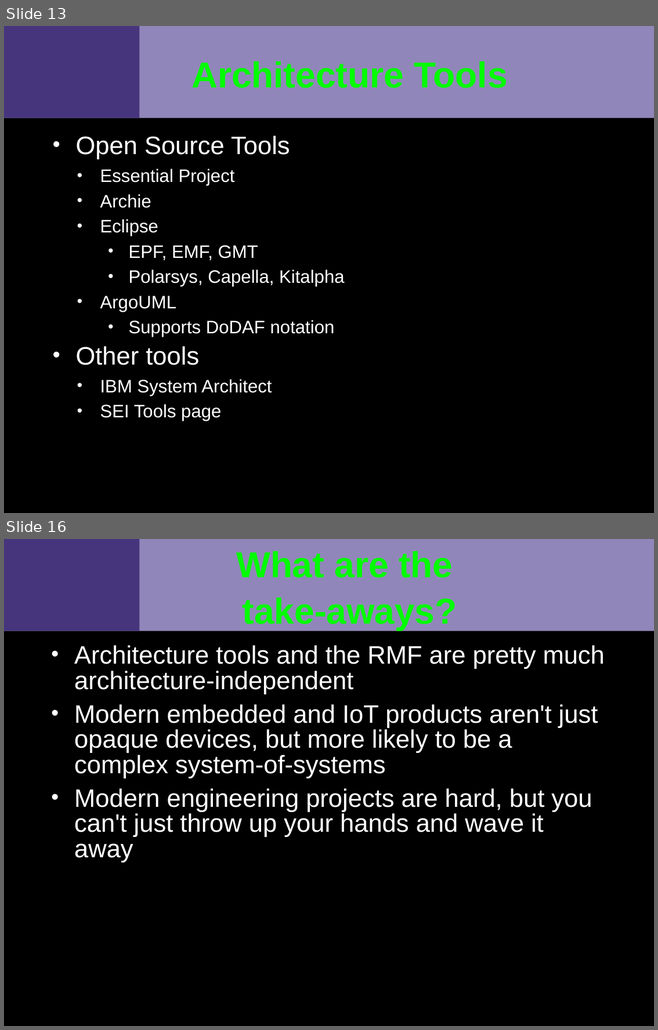
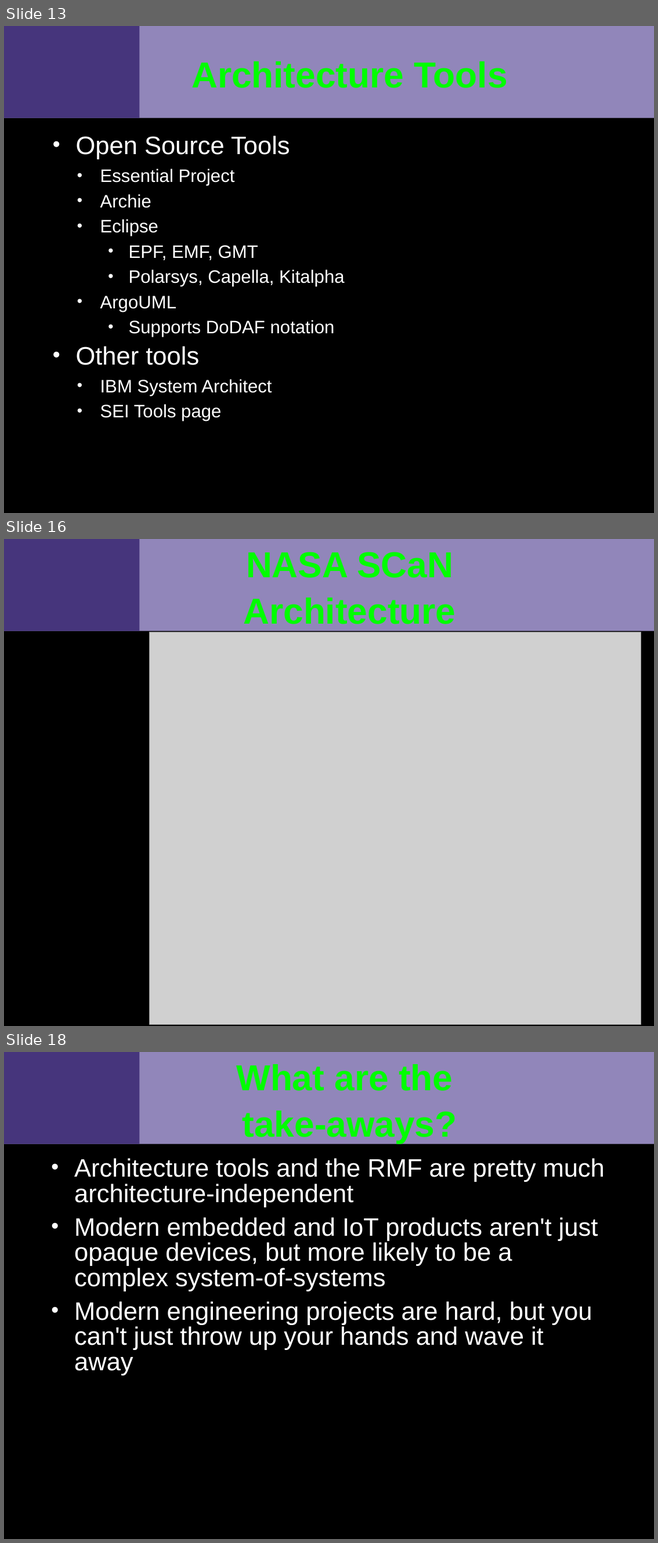
Before and after one commit to VCTLabs/elc2015-presentations, a slide deck: security_IoT/security_assessment_slides.odp. Shown one above the other, each under a label of ours: slides 13 and 16 before the commit, slides 13, 16 and 18 after it; the slides between them are not shown. The pictures are 658x1030 and 658x1543 pixels, drawn with LibreOffice and Linux fonts; fonts in the diff are those of the drawing; grey boxes stand for pictures; background and template pictures are left out. Boxes give left, top, right and bottom in pixels: in the first picture for what was removed or moved away, otherwise in the second. Text is boxed around its words. In the diff, an @@ line names an element or a change of style, - is before the commit and + after.

```diff
--- a/security_IoT/security_assessment_slides.odp
+++ b/security_IoT/security_assessment_slides.odp
@@ slide 16 added at <box>4,539,654,1026</box>, background #000000; not listed: 2 template elements that a slide beside it also shows @@
@@ title added at <box>243,552,455,624</box>, 40 pt, text #00FF00, bold @@
+NASA SCaN Architecture
@@ picture added at <box>150,632,641,1024</box> @@
@@ what was slide 16 is now slide 18 @@
```
Also in this commit, not shown: 1 slide changed, 2 other slides added, 1 slide removed, 1 other file.
